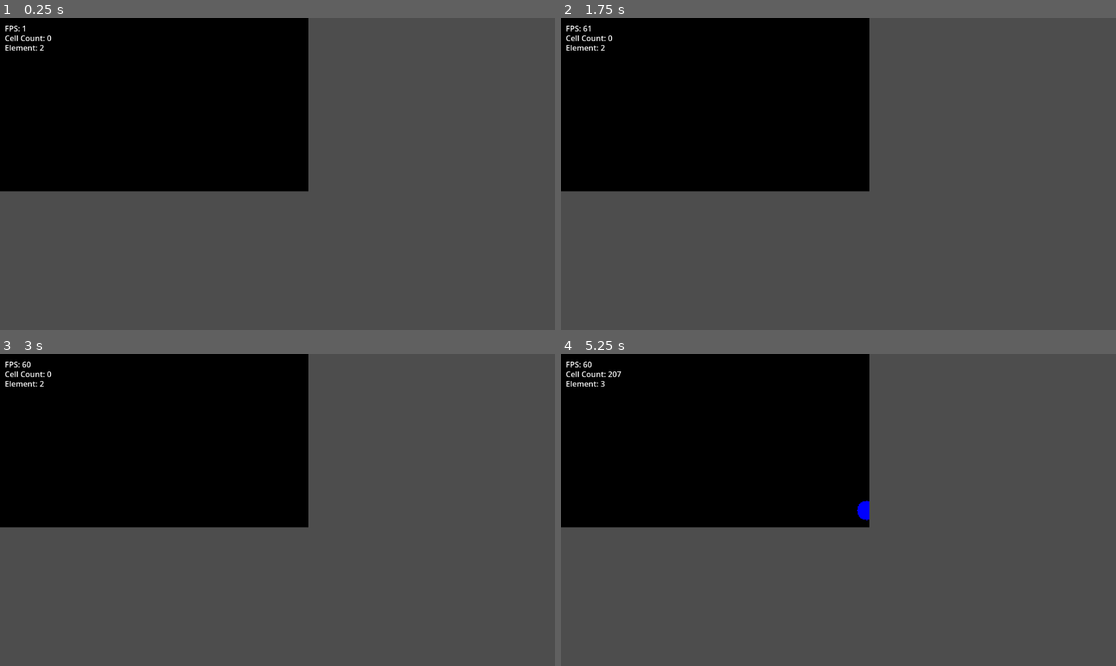
Above: before the commit, frames 1-4 (two rows, left to right).
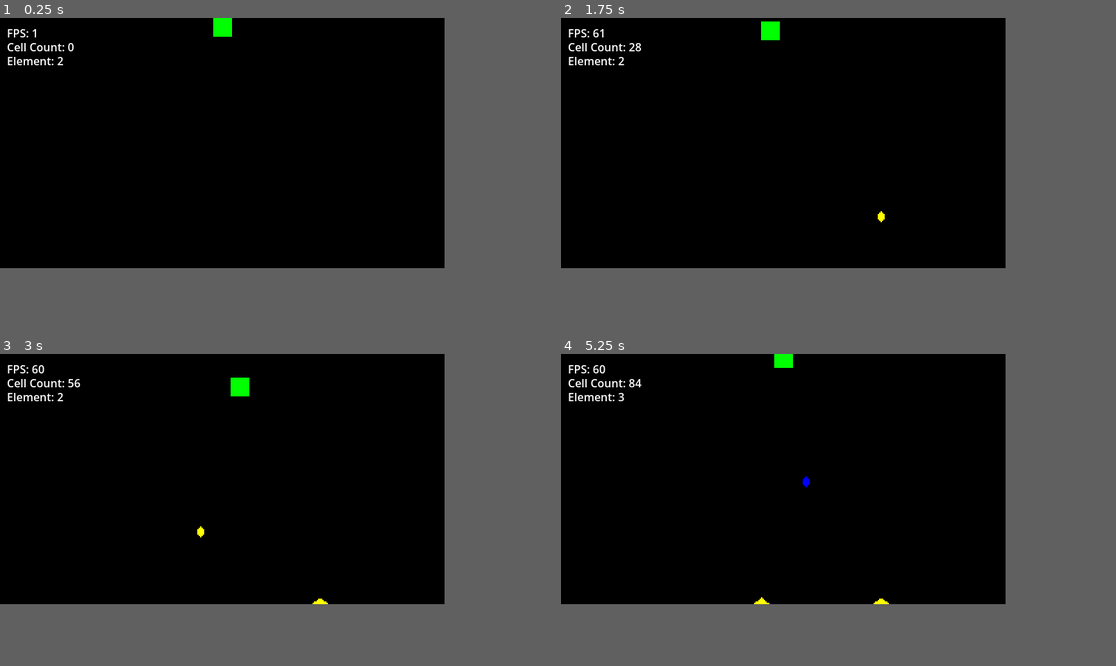
Above: after the commit, the same moments.

Repository: CRW405/puzzle-game
Game: Godot game, scene res://main.tscn
Two runs of this game, one before a commit and one after it. Both use one fixed random seed, a clock stepped at 60 frames per second and the inputs below.
Inputs (mouse positions are in pixels of both pictures, inside the frame that each line leads up to):
- Up to frame 1 (0.25 s): no input
- Up to frame 2 (1.75 s): move the mouse to (960, 158) at 0.52 s; hold Right (ui_right) 0.53-1.28 s; hold R 0.53-1.28 s; click (960, 158) at 0.67 s; move the mouse to (727, 189) at 1.27 s; hold Left (ui_left) from 1.28 s (still down); tap R at 1.35 s
- Up to frame 3 (3 s): move the mouse to (333, 441) at 2.02 s; release Left (ui_left) at 2.03 s; hold Right (ui_right) 2.03-2.78 s; hold 1 2.03-2.78 s; tap R at 2.3 s; move the mouse to (249, 572) at 2.77 s; hold Up (ui_up) from 2.78 s (still down); tap 2 at 2.85 s; click (249, 572) at 2.92 s
- Up to frame 4 (5.25 s): tap R at 3.05, 3.8, 4.35 s; move the mouse to (1005, 556) at 3.52 s; release Up (ui_up) at 3.53 s; hold 3 3.53-4.28 s; hold Left (ui_left) from 3.53 s (still down); move the mouse to (672, 463) at 4.27 s; move the mouse to (866, 510) at 5.02 s; hold R from 5.03 s (still down); click (866, 510) at 5.17 s
In our replay, the window is 799x449 before the commit and 640x360 after it. These sizes can differ from the game's own. Grey fills any space a smaller window leaves; there, only what the larger window draws over its background counts as a difference.

The runs differ from the first frame. In frame 1, 34% of the frame differs, in the area x 0-81%, y 0-81%; in frame 2, 34%; in frame 3, 34%; in frame 4, 34%.

Commit message:
readded water and added a player

Diff:
--- /dev/null
+++ b/SandSim/Elements/Liquids/Water.gd
@@ -0,0 +1,75 @@
+extends RefCounted
+class_name Water
+
+static func step(matrix: PackedInt32Array, x: int, y: int, matrix_width: int, matrix_height: int):
+	## If at bottom, try to spread sideways only
+	if y + 1 == matrix_height:
+		try_spread(matrix, x, y, matrix_width)
+		return
+
+	var this_el = Registry.elements.WATER
+	var empty = Registry.elements.EMPTY
+
+	var below = matrix[(y + 1) * matrix_width + x]
+
+	## Fall down
+	if below == empty:
+		Util.displace(matrix, x, y, x, y + 1, this_el, empty, matrix_width)
+		return
+
+	## Try diagonal down (like sand but check both)
+	var diag = 1 if randi() % 2 == 0 else -1
+	var new_x = x + diag
+
+	if new_x >= 0 and new_x < matrix_width:
+		var diag_below = matrix[(y + 1) * matrix_width + new_x]
+		if diag_below == empty:
+			Util.displace(matrix, x, y, new_x, y + 1, this_el, empty, matrix_width)
+			return
+
+	## Try other diagonal
+	new_x = x - diag
+	if new_x >= 0 and new_x < matrix_width:
+		var diag_below = matrix[(y + 1) * matrix_width + new_x]
+		if diag_below == empty:
+			Util.displace(matrix, x, y, new_x, y + 1, this_el, empty, matrix_width)
+			return
+
+	## Spread horizontally
+	try_spread(matrix, x, y, matrix_width)
+
+
+static func try_spread(matrix: PackedInt32Array, x: int, y: int, matrix_width: int):
+	var this_el = Registry.elements.WATER
+	var empty = Registry.elements.EMPTY
+
+	# Try spreading multiple cells in one step for faster flow
+	var spread_distance = randi_range(1, 5)
+	var dir = 1 if randi() % 2 == 0 else -1
+
+	# Find furthest empty cell in chosen direction
+	var target_x = x
+	for i in range(1, spread_distance + 1):
+		var check_x = x + (dir * i)
+		if check_x < 0 or check_x >= matrix_width:
+			break
+		if matrix[y * matrix_width + check_x] != empty:
+			break
+		target_x = check_x
+
+	if target_x != x:
+		Util.displace(matrix, x, y, target_x, y, this_el, empty, matrix_width)
+		return
+
+	# Try other direction
+	target_x = x
+	for i in range(1, spread_distance + 1):
+		var check_x = x - (dir * i)
+		if check_x < 0 or check_x >= matrix_width:
+			break
+		if matrix[y * matrix_width + check_x] != empty:
+			break
+		target_x = check_x
+
+	if target_x != x:
+		Util.displace(matrix, x, y, target_x, y, this_el, empty, matrix_width)
--- a/SandSim/Elements/Registry.gd
+++ b/SandSim/Elements/Registry.gd
@@ -12,6 +12,7 @@
 # groups to simlify some lookups
 const UNMOVING: Array[int] = [elements.EMPTY, elements.WALL]
 const MOVING: Array[int] = [elements.SAND, elements.WATER]
+const LIQUIDS: Array[int] = [elements.WATER]
 
 
 static func get_color(type: int) -> Color:
@@ -47,5 +48,7 @@
 	match type:
 		elements.SAND:
 			return Sand.step(grid, x, y, grid_width, grid_height)
+		elements.WATER:
+			return Water.step(grid, x, y, grid_width, grid_height)
 		_:
 			return
--- a/SandSim/Elements/Solids/Sand.gd
+++ b/SandSim/Elements/Solids/Sand.gd
@@ -8,6 +8,7 @@
 
 	var this_el = Registry.elements.SAND
 	var empty = Registry.elements.EMPTY
+	var liquids = Registry.LIQUIDS
 
 	var here = matrix[y * matrix_width + x]
 	var below = matrix[(y + 1) * matrix_width + x]
@@ -17,8 +18,10 @@
 		Util.displace(matrix, x, y, x, y + 1, this_el, empty, matrix_width)
 		return
 
-	## Sink
-	pass # unimplemented
+	## Sink through liquid
+	if below in liquids:
+		Util.displace(matrix, x, y, x, y + 1, this_el, below, matrix_width)
+		return
 
 	## Pile (move diagonally)
 	var diag = 1 if randi() % 2 == 0 else -1 # random int either 1 or -1
@@ -32,7 +35,10 @@
 			Util.displace(matrix, x, y, new_x, y + 1, this_el, empty, matrix_width)
 			return
 
-		## Sink
+		## Sink diagonally through liquids
+		if new_pos in liquids:
+			Util.displace(matrix, x, y, new_x, y + 1, this_el, new_pos, matrix_width)
+			return
 
 	## repeat for other direction
 	new_x = x - diag
@@ -41,3 +47,8 @@
 
 		if new_pos == empty:
 			Util.displace(matrix, x, y, new_x, y + 1, this_el, empty, matrix_width)
+			return
+
+		## Sink diagonally through liquids
+		if new_pos in liquids:
+			Util.displace(matrix, x, y, new_x, y + 1, this_el, new_pos, matrix_width)
--- /dev/null
+++ b/SandSim/Player/Player.gd
@@ -0,0 +1,162 @@
+
+
+## Player character - pixel-based movement with matrix collision
+## Just for proof of concept, this will not the be the final player controller, just something quick for a frame of reference
+extends Node2D
+class_name Player
+
+## Movement settings
+@export var move_speed: float = 60.0
+@export var gravity: float = 200.0
+@export var jump_velocity: float = -120.0
+@export var max_step_height: int = 2  # Max cells player can step up
+
+## References
+var sim: Simulation
+var tile_size: int
+
+## State
+var velocity: Vector2 = Vector2.ZERO
+var player_width: int = 27  # pixels
+var player_height: int = 27  # pixels
+
+## Visual
+var sprite: ColorRect
+
+
+func initialize(simulation: Simulation, t_size: int):
+	sim = simulation
+	tile_size = t_size
+
+	# Create simple colored rectangle as placeholder sprite
+	sprite = ColorRect.new()
+	sprite.size = Vector2(player_width, player_height)
+	sprite.color = Color.GREEN
+	sprite.position = Vector2(-player_width / 2, -player_height)  # Anchor at feet
+	add_child(sprite)
+
+	# Start player in upper middle of world
+	position = Vector2(sim.matrix_width * tile_size / 2, 20)
+
+
+func _process(delta):
+	if sim == null:
+		return
+
+	handle_input()
+	apply_gravity(delta)
+	move(delta)
+
+
+func handle_input():
+	var input_dir = 0
+	if Input.is_action_pressed("ui_left") || Input.is_key_pressed(KEY_A):
+		input_dir -= 1
+	if Input.is_action_pressed("ui_right") || Input.is_key_pressed(KEY_D):
+		input_dir += 1
+
+	velocity.x = input_dir * move_speed
+
+	# Jump if on ground
+	if (Input.is_action_just_pressed("ui_up") || Input.is_key_pressed(KEY_W)) and is_on_ground():
+		velocity.y = jump_velocity
+
+	# Respawn at top (R key)
+	if Input.is_key_pressed(KEY_R):
+		respawn()
+
+
+func respawn():
+	position = Vector2(sim.matrix_width * tile_size / 2, 20)
+	velocity = Vector2.ZERO
+
+
+func apply_gravity(delta):
+	if not is_on_ground():
+		velocity.y += gravity * delta
+	elif velocity.y > 0:
+		velocity.y = 0
+
+
+func move(delta):
+	var new_pos = position + velocity * delta
+
+	# Horizontal movement with incline stepping
+	if velocity.x != 0:
+		var moved = try_move_horizontal(new_pos.x)
+		if not moved:
+			velocity.x = 0
+
+	# Vertical collision
+	if velocity.y != 0:
+		if can_move_to(position.x, new_pos.y):
+			position.y = new_pos.y
+		else:
+			# Snap to surface when landing
+			if velocity.y > 0:
+				position.y = snap_to_ground(position.x, position.y)
+			velocity.y = 0
+
+
+func try_move_horizontal(new_x: float) -> bool:
+	# Try moving straight
+	if can_move_to(new_x, position.y):
+		position.x = new_x
+		return true
+
+	# Try stepping up inclines
+	for step in range(1, max_step_height + 1):
+		var step_y = position.y - step * tile_size
+		if can_move_to(new_x, step_y):
+			position.x = new_x
+			position.y = step_y
+			return true
+
+	return false
+
+
+func snap_to_ground(px: float, py: float) -> float:
+	# Find the exact ground level
+	var cell_y = int(py) / tile_size
+	while cell_y < sim.matrix_height and not is_ground_at(px, cell_y):
+		cell_y += 1
+	return float(cell_y * tile_size)
+
+
+func is_ground_at(px: float, cell_y: int) -> bool:
+	var left = int(px - player_width / 2) / tile_size
+	var right = int(px + player_width / 2 - 1) / tile_size
+	return is_solid(left, cell_y) or is_solid(right, cell_y)
+
+
+func can_move_to(px: float, py: float) -> bool:
+	# Check all corners of player hitbox against matrix
+	var left = int(px - player_width / 2) / tile_size
+	var right = int(px + player_width / 2 - 1) / tile_size
+	var top = int(py - player_height) / tile_size
+	var bottom = int(py - 1) / tile_size
+
+	# Check each corner
+	if is_solid(left, top) or is_solid(right, top):
+		return false
+	if is_solid(left, bottom) or is_solid(right, bottom):
+		return false
+
+	return true
+
+
+func is_on_ground() -> bool:
+	var left = int(position.x - player_width / 2) / tile_size
+	var right = int(position.x + player_width / 2 - 1) / tile_size
+	var feet_y = int(position.y) / tile_size
+
+	return is_solid(left, feet_y) or is_solid(right, feet_y)
+
+
+func is_solid(cell_x: int, cell_y: int) -> bool:
+	# Treat bottom of world as solid floor
+	if cell_y >= sim.matrix_height:
+		return true
+	var cell = sim.get_cell(cell_x, cell_y)
+	# EMPTY and WATER are not solid
+	return cell != Registry.elements.EMPTY and cell != Registry.elements.WATER
--- /dev/null
+++ b/SandSim/Player/Player.tscn
@@ -0,0 +1,6 @@
+[gd_scene format=3 uid="uid://player_scene_001"]
+
+[ext_resource type="Script" path="res://SandSim/Player/Player.gd" id="1_player"]
+
+[node name="Player" type="Node2D"]
+script = ExtResource("1_player")
--- a/SandSim/World.gd
+++ b/SandSim/World.gd
@@ -9,7 +9,7 @@
 # Zoom / size of tile in tile map
 @export var tile_size: int = 2
 
-@export var brush_size: int = 10
+@export var brush_size: int = 2
 
 # How many steps of the sim to run per frame
 @export var sim_speed: int = 1 # Has pretty much no impact currently due to performance problems
@@ -18,6 +18,7 @@
 var sim: Simulation 	# Physics
 var render: Renderer 	# Appearence
 var input: InputHandler # Interaction
+var player: Player      # Player character
 
 ## UI Setup
 var fps_label: Label
@@ -39,6 +40,10 @@
 
 	input = InputHandler.new()
 	input.initialize(sim, tile_size, brush_size, self)
+
+	player = Player.new()
+	player.initialize(sim, tile_size)
+	add_child(player)
 
 	render.update(sim.matrix)
 
--- a/project.godot
+++ b/project.godot
@@ -15,6 +15,14 @@
 config/features=PackedStringArray("4.6", "GL Compatibility")
 config/icon="res://icon.svg"
 
+[display]
+
+window/size/viewport_width=640
+window/size/viewport_height=360
+window/size/resizable=true
+window/stretch/mode="viewport"
+window/stretch/aspect="keep"
+
 [physics]
 
 3d/physics_engine="Jolt Physics"
Not shown, added: SandSim/Elements/Liquids/Water.gd.uid
Not shown, added: SandSim/Player/Player.gd.uid
Not shown, removed: SandSim/README.md
